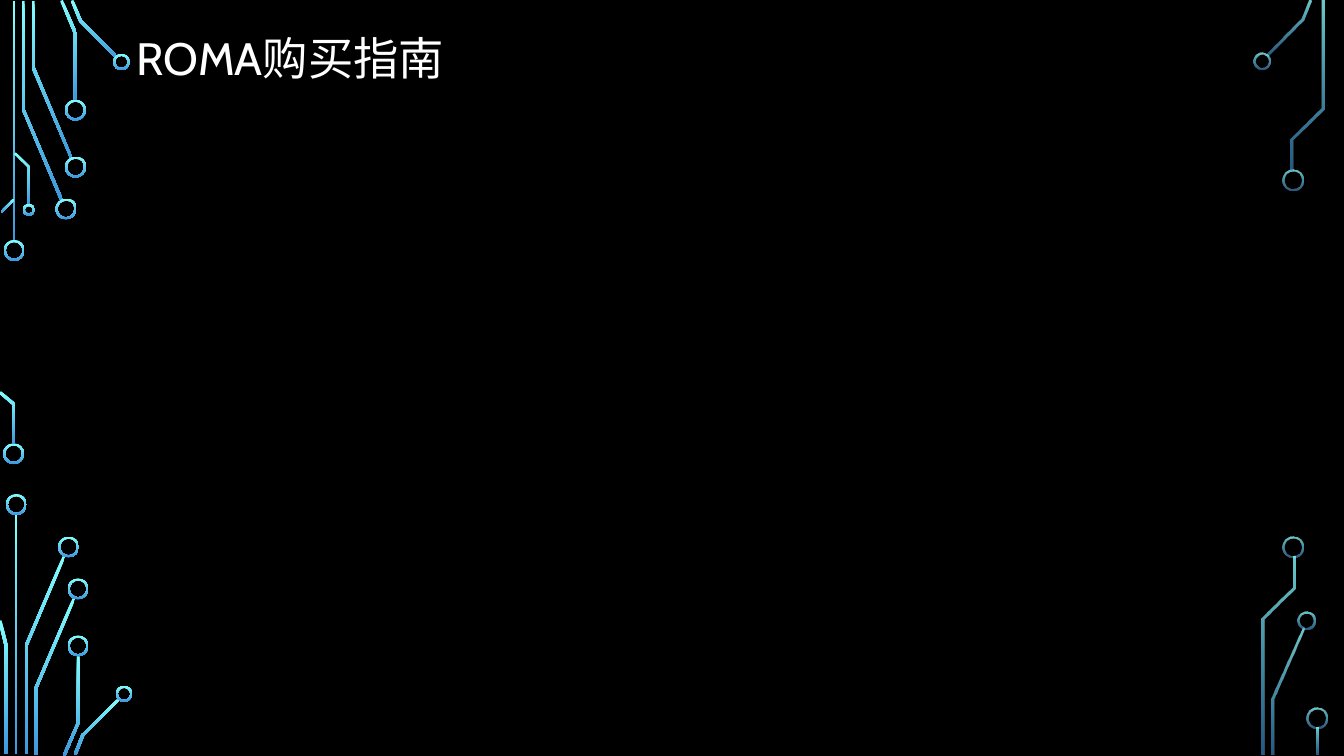
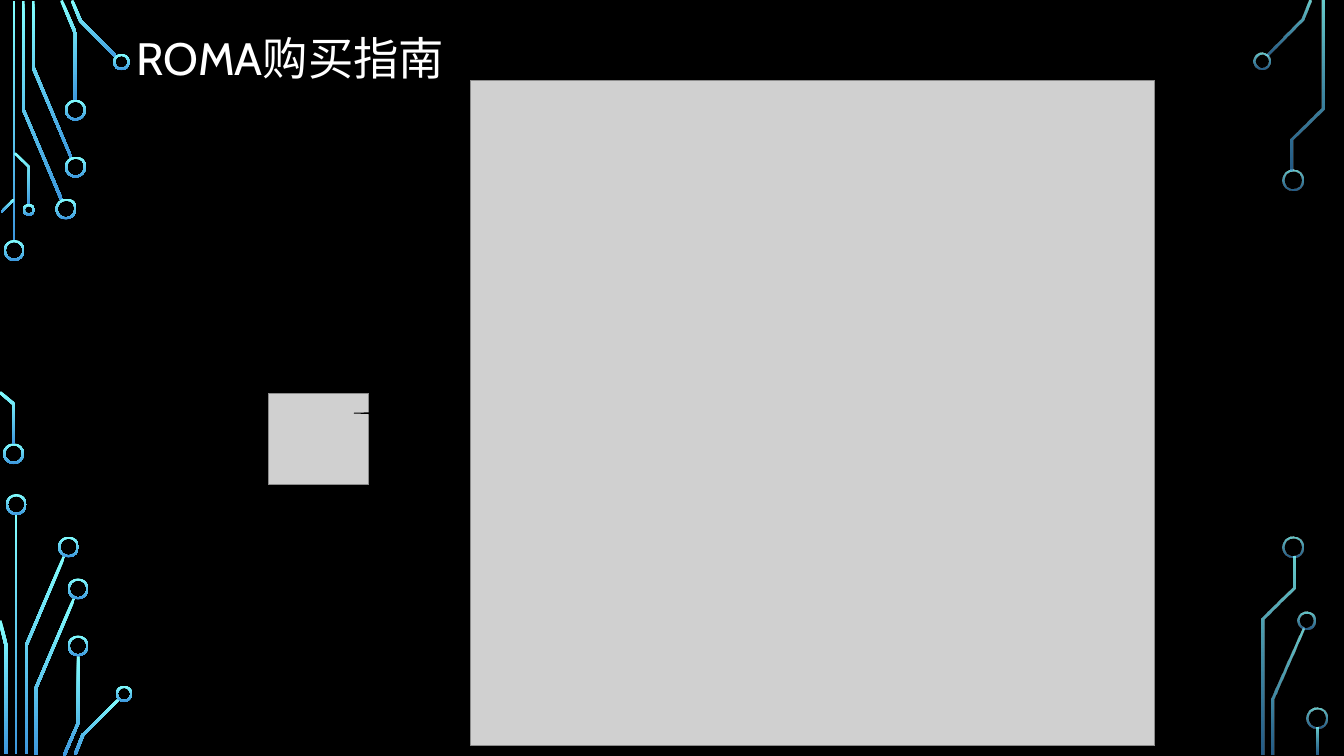
Before and after one commit to zhaoxukl1314/roma, a slide deck: slide 3 of ROMA使用手册.pptx. Drawn at 1344x756 pixels with LibreOffice and Linux fonts; fonts in the diff are those of the drawing; grey boxes stand for pictures; background and template pictures are left out. Boxes give left, top, right and bottom in pixels: in the first picture for what was removed or moved away, otherwise in the second. Text is boxed around its words. In the diff, an @@ line names an element or a change of style, - is before the commit and + after.

```diff
--- a/ROMA使用手册.pptx
+++ b/ROMA使用手册.pptx
@@ left brace added at bbox=[354, 86, 461, 742], outline #000000 0.75 pt @@
@@ picture added at bbox=[471, 81, 1155, 746] @@
@@ picture added at bbox=[268, 393, 369, 485] @@
```
Also in this commit, not shown: 10 slides added.
